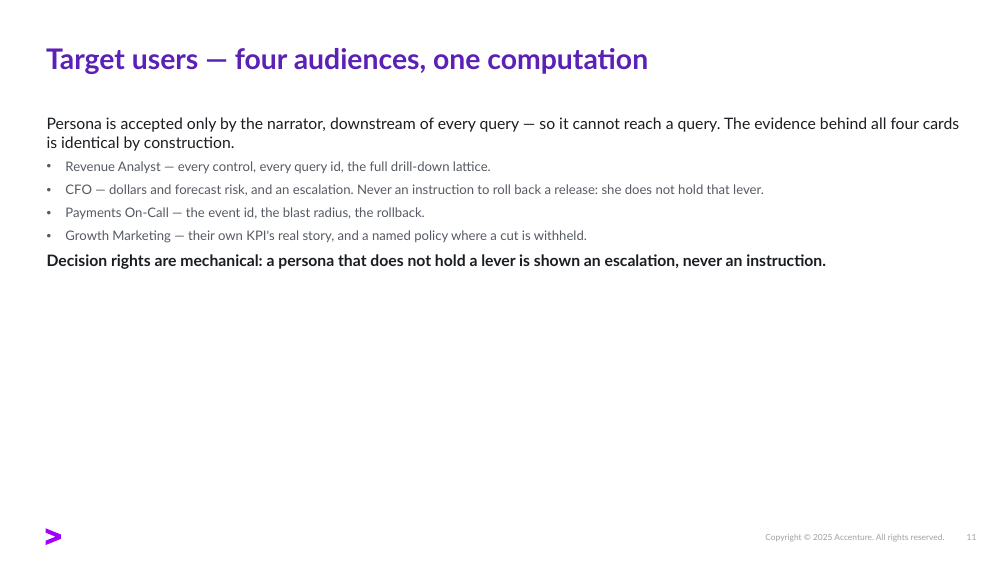
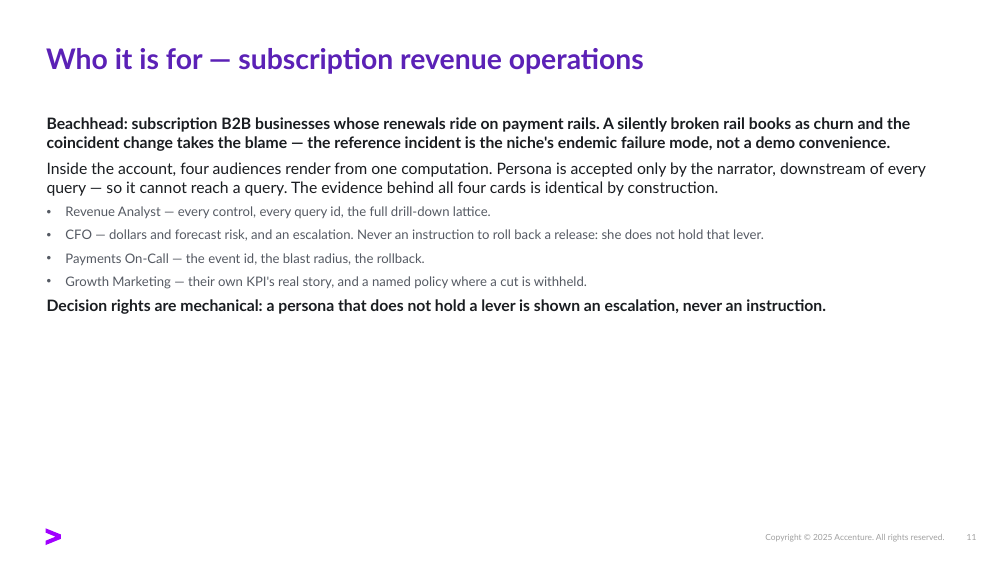
Before and after one commit to omega-sus67/LedgerLens, a slide deck: slide 11 of submission/LedgerLens_Business_Proposal.pptx. Drawn at 1008x567 pixels with LibreOffice and Linux fonts; fonts in the diff are those of the drawing. Boxes give left, top, right and bottom in pixels: in the first picture for what was removed or moved away, otherwise in the second. Text is boxed around its words. In the diff, an @@ line names an element or a change of style, - is before the commit and + after.

```diff
--- a/submission/LedgerLens_Business_Proposal.pptx
+++ b/submission/LedgerLens_Business_Proposal.pptx
@@ title at [46, 48, 644, 74]: text changed @@
-Target users — four audiences, one computation
+Who it is for — subscription revenue operations
@@ text at [47, 117, 926, 196]: text changed; bold on @@
-Persona is accepted only by the narrator, downstream of every query — so it cannot reach a query. The evidence behind all four cards is identical by construction.
+Beachhead: subscription B2B businesses whose renewals ride on payment rails. A silently broken rail books as churn and the coincident change takes the blame — the reference incident is the niche's endemic failure mode, not a demo convenience.
+Inside the account, four audiences render from one computation. Persona is accepted only by the narrator, downstream of every query — so it cannot reach a query. The evidence behind all four cards is identical by construction.
```
Also in this commit, not shown: 4 other slides changed, 5 other files.
